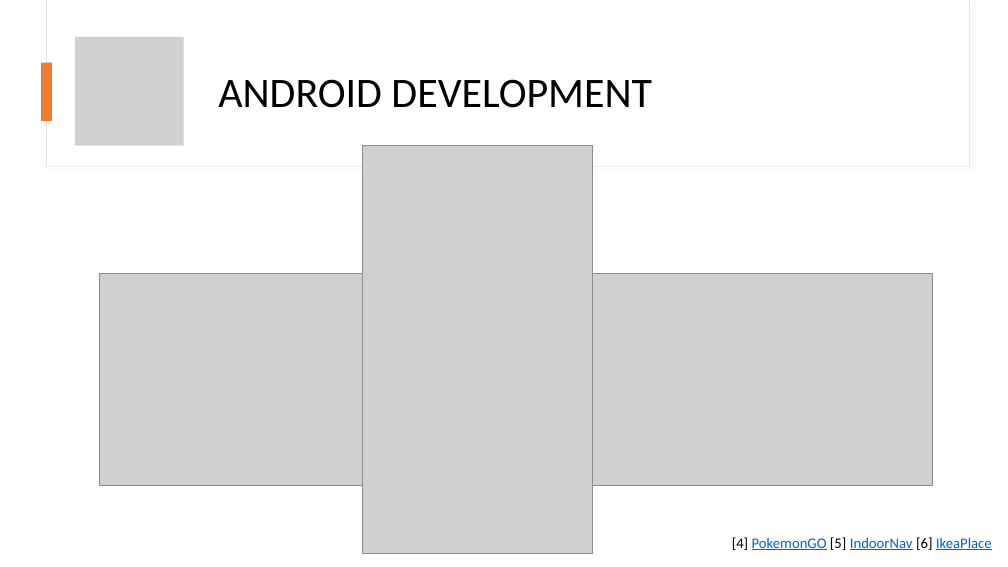
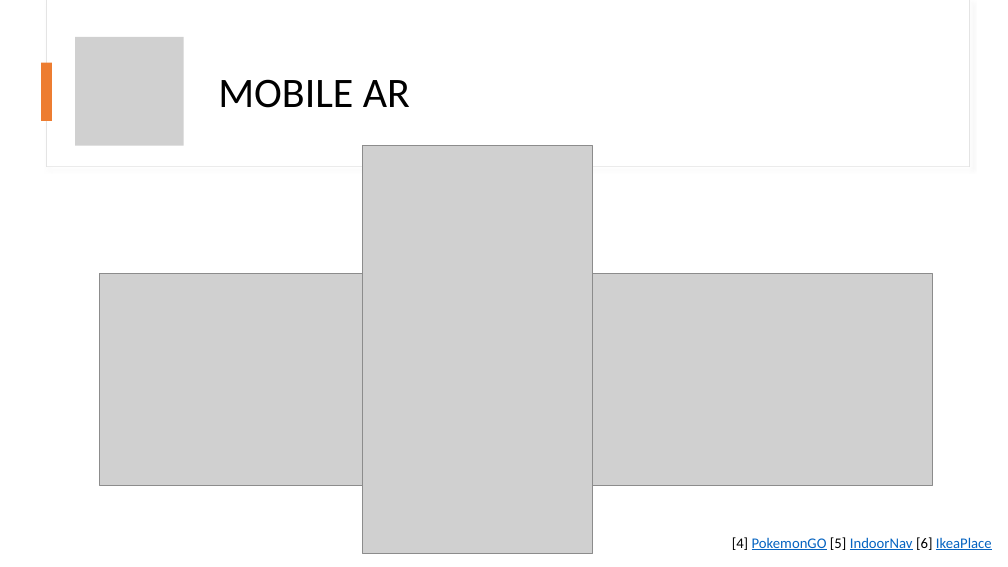
Before and after one commit to AGGP-NHTI/AGGP231c, a slide deck: slide 7 of Assignments/Week01/Presentation_WEEK01.pptx (slide 6 before the commit). Drawn at 1008x567 pixels with LibreOffice and Linux fonts; fonts in the diff are those of the drawing; grey boxes stand for pictures. Boxes give left, top, right and bottom in pixels: in the first picture for what was removed or moved away, otherwise in the second. Text is boxed around its words. In the diff, an @@ line names an element or a change of style, - is before the commit and + after.

```diff
--- a/Assignments/Week01/Presentation_WEEK01.pptx
+++ b/Assignments/Week01/Presentation_WEEK01.pptx
@@ title at box(218, 79, 410, 108): text changed @@
-ANDROID DEVELOPMENT
+MOBILE AR
```
Also in this commit, not shown: 5 other slides changed, 3 slides added, 4 other files.
